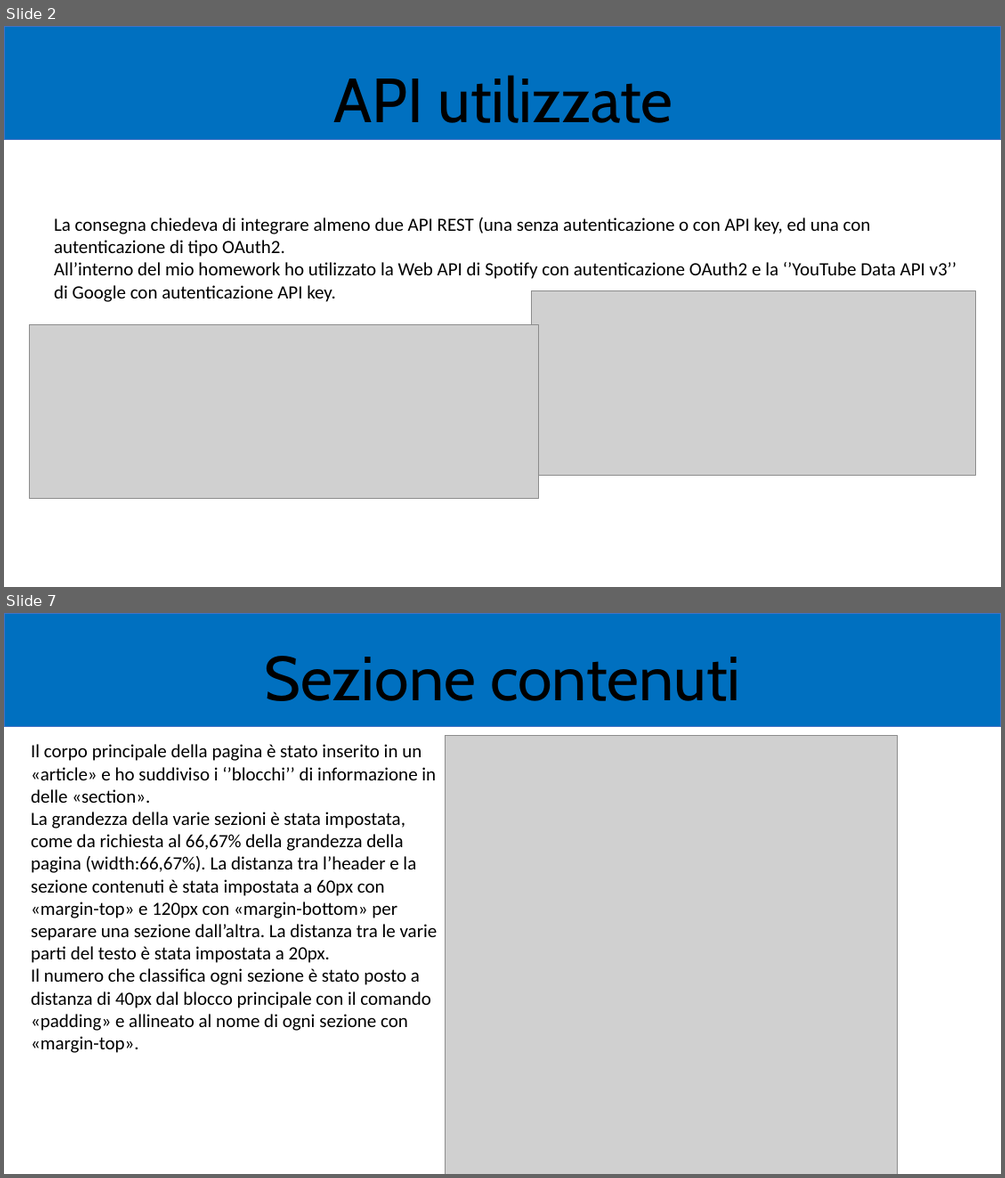
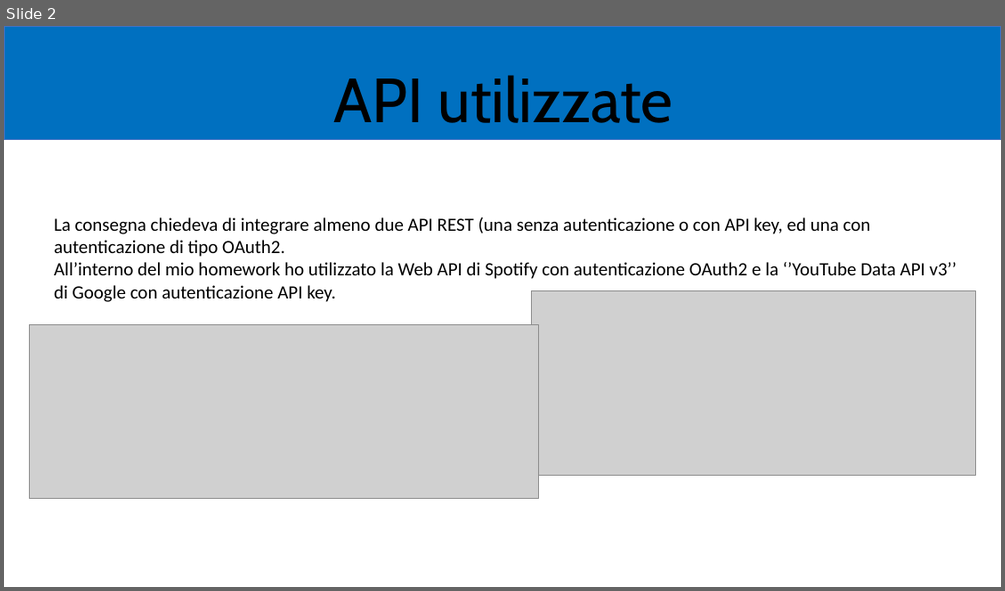
Before and after one commit to zChronoX/mhw3, a slide deck: mhw3.pptx. Shown one above the other, each under a label of ours: slides 2 and 7 before the commit, slide 2 after it; the slides between them are not shown. The pictures are 1005x1178 and 1005x591 pixels, drawn with LibreOffice and Linux fonts; fonts in the diff are those of the drawing; grey boxes stand for pictures. Boxes give left, top, right and bottom in pixels: in the first picture for what was removed or moved away, otherwise in the second. Text is boxed around its words. In the diff, an @@ line names an element or a change of style, - is before the commit and + after.

```diff
--- a/mhw3.pptx
+++ b/mhw3.pptx
@@ slide 7 removed at [4,613,1001,1174], background #FFFFFF @@
@@ rectangle removed at [4,613,1001,727] @@
@@ title removed at [264,656,741,701] @@
-Sezione contenuti
@@ text removed at [31,744,437,1053] @@
-Il corpo principale della pagina è stato inserito in un «article» e ho suddiviso i ‘’blocchi’’ di informazione in delle «section».
-La grandezza della varie sezioni è stata impostata, come da richiesta al 66,67% della grandezza della pagina (width:66,67%). La distanza tra l’header e la sezione contenuti è stata impostata a 60px con «margin-top» e 120px con «margin-bottom» per separare una sezione dall’altra. La distanza tra le varie parti del testo è stata impostata a 20px.
-Il numero che classifica ogni sezione è stato posto a distanza di 40px dal blocco principale con il comando «padding» e allineato al nome di ogni sezione con «margin-top».
@@ picture removed at [445,736,898,1174] @@
```
Also in this commit, not shown: 7 slides added, 7 other slides removed.
